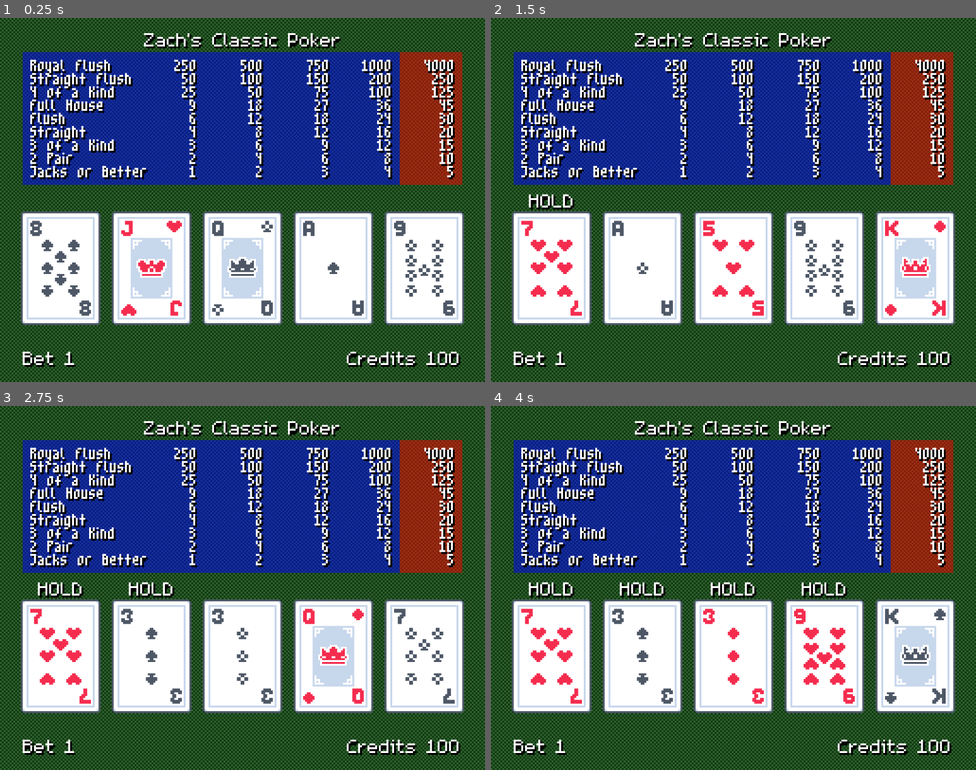
Above: before the commit, frames 1-4 (two rows, left to right).
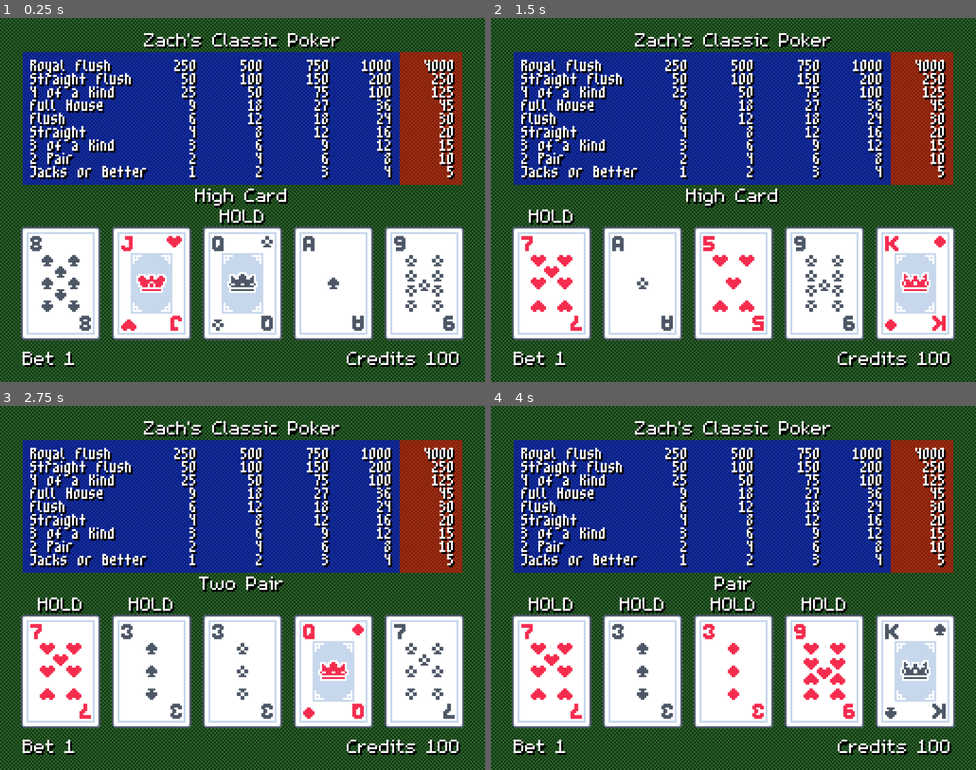
Above: after the commit, the same moments.

Repository: ZombieNW/PokerMachine
Game: Godot game, scene res://scenes/default.tscn
Two runs of this game, one before a commit and one after it. Both use one fixed random seed, a clock stepped at 60 frames per second and the inputs below.
Inputs:
- Up to frame 1 (0.25 s): no input
- Up to frame 2 (1.5 s): tap Enter (ui_accept) at 0.5 s; hold Enter (ui_accept) 0.53-1.28 s; tap 1 (hold_1) at 1.35 s
- Up to frame 3 (2.75 s): tap Enter (ui_accept) at 1.52, 1.55, 1.82, 2.3 s; hold 2 (hold_2) from 2.03 s (still down)
- Up to frame 4 (4 s): tap Enter (ui_accept) at 2.75, 3.02, 3.05, 3.32, 3.77, 3.8 s; release 2 (hold_2) at 2.78 s; tap 3 (hold_3) at 2.85 s; hold 4 (hold_4) from 3.53 s (still down)

The runs differ from the first frame. In frame 1, 14% of the frame differs, in the area x 4-96%, y 46-89%; in frame 2, 14%; in frame 3, 13%; in frame 4, 14%.

Commit message:
Hand Label

Diff:
--- a/game/game_manager.gd
+++ b/game/game_manager.gd
@@ -43,7 +43,7 @@
 		# Get new card
 		cards[i] = DeckInstance.get_card()
 	refresh_card_textures()
-	print(PokerHandEvaluator.evaluate_hand(cards).name)
+	%HandLabel.text = PokerHandEvaluator.evaluate_hand(cards).name
 
 # Get card texture file from card name string
 func get_card_texture(card_name: String) -> Texture:
--- a/scenes/default.tscn
+++ b/scenes/default.tscn
@@ -44,9 +44,9 @@
 anchor_right = 1.0
 anchor_bottom = 1.0
 offset_left = 32.0
-offset_top = 132.0
+offset_top = 140.0
 offset_right = 224.0
-offset_bottom = 164.0
+offset_bottom = 172.0
 grow_horizontal = 2
 grow_vertical = 0
 size_flags_horizontal = 3
@@ -97,7 +97,6 @@
 texture = ExtResource("2_7vjpr")
 
 [node name="HoldLabel" type="Label" parent="CardContainer/Card3" unique_id=181660337]
-visible = false
 anchors_preset = 5
 anchor_left = 0.5
 anchor_right = 0.5
@@ -151,6 +150,22 @@
 horizontal_alignment = 1
 vertical_alignment = 1
 
+[node name="HandLabel" type="Label" parent="." unique_id=1854888165]
+unique_name_in_owner = true
+custom_minimum_size = Vector2(81.615, 0)
+anchors_preset = 10
+anchor_right = 1.0
+offset_left = 12.0
+offset_top = 86.0
+offset_right = 244.0
+offset_bottom = 99.0
+grow_horizontal = 2
+size_flags_horizontal = 10
+theme_override_fonts/font = ExtResource("3_nvwnn")
+text = "HandLabel"
+horizontal_alignment = 1
+vertical_alignment = 1
+
 [node name="CreditContainer" type="HBoxContainer" parent="." unique_id=588009567]
 anchors_preset = 12
 anchor_top = 1.0
